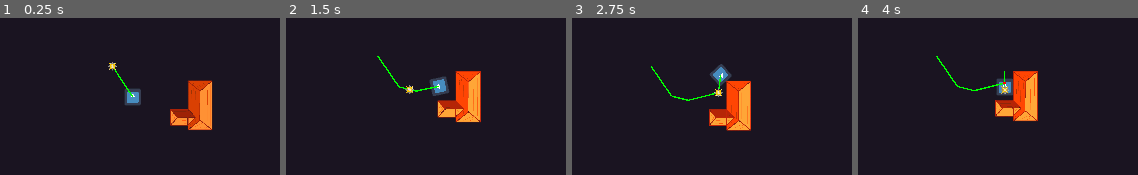
Above: before the commit, frames 1-4 (left to right).
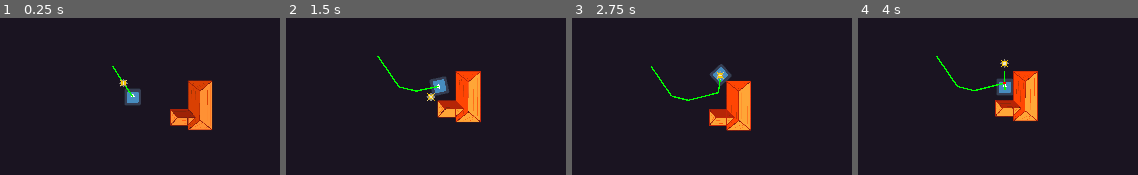
Above: after the commit, the same moments.

Repository: SpyrexDE/BzzBzz
Game: Godot game, scene res://levels/testlvl1.tscn
Same seed, same stepped clock (60 frames per second), same inputs: the game is played once before the commit and once after it. The engine's default icon, where the game draws it, is replaced by a stand-in: a white triangle on a blue panel in a dark square.
Inputs:
- Up to frame 1 (0.25 s): no input
- Up to frame 2 (1.5 s): hold D (steer_right) 0.53-1.28 s; tap Space (interact) at 0.6, 1.35 s; hold S (go_backward) from 1.28 s (still down)
- Up to frame 3 (2.75 s): release S (go_backward) at 2.03 s; hold D (steer_right) from 2.03 s (still down); tap Space (interact) at 2.1 s
- Up to frame 4 (4 s): release D (steer_right) at 2.78 s; hold W (go_forward) 2.78-3.53 s; tap Space (interact) at 2.85, 3.6 s; hold A (steer_left) from 3.53 s (still down)

The runs differ from the first frame. In frame 1, 0.2% of the frame differs, in the area x 38-46%, y 28-44%; in frame 2, 0.2%, in the area x 42-54%, y 42-53%; in frame 3, 0.2%; in frame 4, 0.2%.

Commit message:
update zap

Diff:
--- a/props/zap/zap.gd
+++ b/props/zap/zap.gd
@@ -4,8 +4,11 @@
 var connector: Connector
 var checkpoint_n: int
 
+var dist_from_last: float
+
 func _ready():
 	connector = %Connector
+	dist_from_last = 0
 	checkpoint_n = 0
 	position = connector.checkpoints[checkpoint_n]
 	checkpoint_n += 1
@@ -15,4 +18,12 @@
 		if (position - connector.checkpoints[checkpoint_n]).length() < 5:
 				checkpoint_n += 1
 	if len(connector.checkpoints) > checkpoint_n:
+		dist_from_last = 0
 		position += speed * (-position + connector.checkpoints[checkpoint_n]).normalized()
+	else:
+		if (position - connector.robot.position).length() > 5:
+			var dir = (connector.robot.position - connector.checkpoints[- 1]).normalized()
+			dist_from_last += speed;
+			position = connector.checkpoints[- 1] + dir * dist_from_last
+		else:
+			print("dead")
